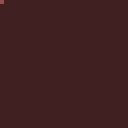
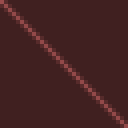
Before/after of a w=128, h=128 layered artwork. What changed in the layer stack:
added layer "Shape 1" above "Layer 1" over [0, 0, 128, 128]
